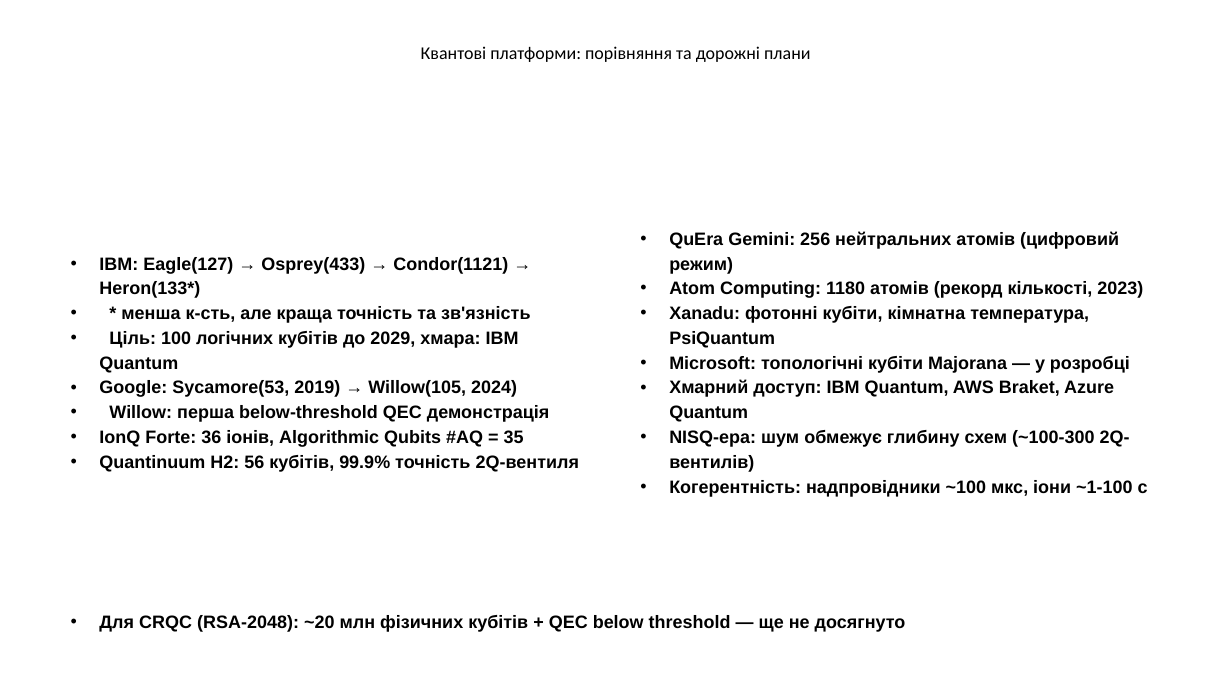
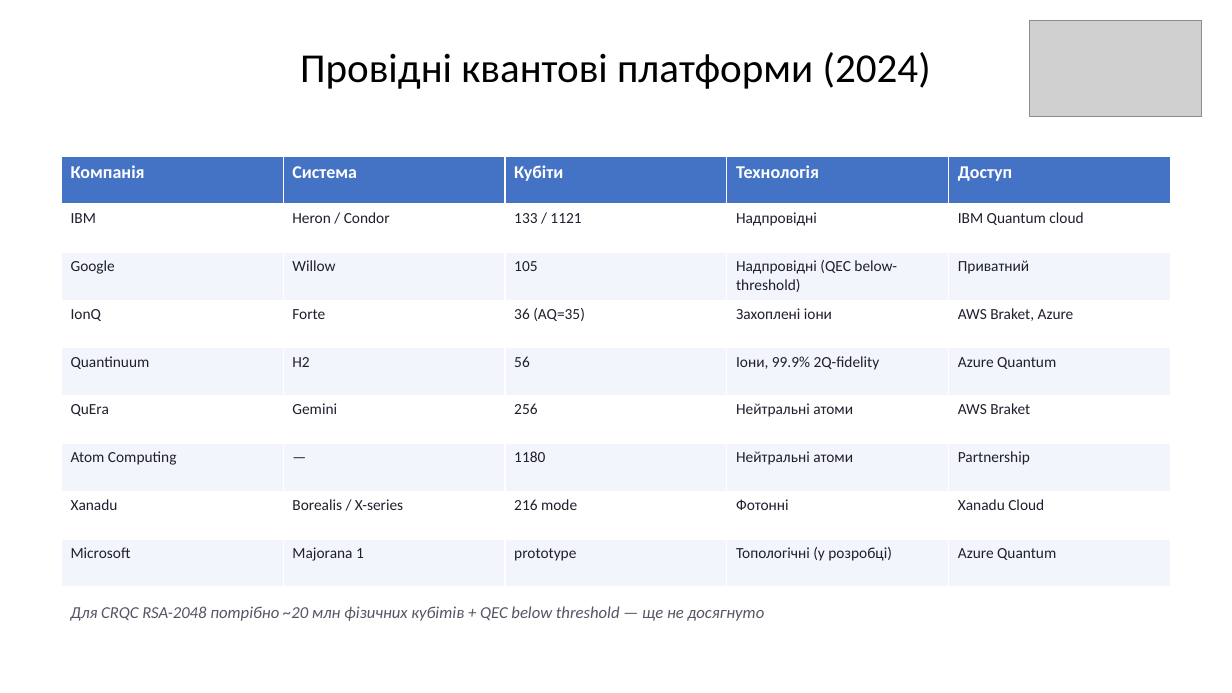
Before and after one commit to Andriykooo/ifntung-studies, a slide deck: slide 14 of Year 1/Постквантова криптографія/UA/2026/PPT/Презентація_1.pptx. Drawn at 1232x693 pixels with LibreOffice and Linux fonts; fonts in the diff are those of the drawing; grey boxes stand for pictures. Boxes give left, top, right and bottom in pixels: in the first picture for what was removed or moved away, otherwise in the second. Text is boxed around its words. In the diff, an @@ line names an element or a change of style, - is before the commit and + after.

Commit message:
feat(post-quantum-cryptography): add 4th part material

```diff
--- a/Year 1/Постквантова криптографія/UA/2026/PPT/Презентація_1.pptx
+++ b/Year 1/Постквантова криптографія/UA/2026/PPT/Презентація_1.pptx
@@ picture added at [1031, 20, 1202, 117] @@
@@ text at [300, 52, 931, 89]: text changed; size 14 to 32 pt @@
-Квантові платформи: порівняння та дорожні плани
+Провідні квантові платформи (2024)
@@ table added at [61, 157, 1170, 588], 9 rows, 5 columns @@
+Компанія | Система | Кубіти | Технологія | Доступ
+IBM | Heron / Condor | 133 / 1121 | Надпровідні | IBM Quantum cloud
+Google | Willow | 105 | Надпровідні (QEC below-threshold) | Приватний
+IonQ | Forte | 36 (AQ=35) | Захоплені іони | AWS Braket, Azure
+Quantinuum | H2 | 56 | Іони, 99.9% 2Q-fidelity | Azure Quantum
+QuEra | Gemini | 256 | Нейтральні атоми | AWS Braket
+Atom Computing | — | 1180 | Нейтральні атоми | Partnership
+Xanadu | Borealis / X-series | 216 mode | Фотонні | Xanadu Cloud
+Microsoft | Majorana 1 | prototype | Топологічні (у розробці) | Azure Quantum
@@ text removed at [669, 231, 1148, 497] @@
-• QuEra Gemini: 256 нейтральних атомів (цифровий режим)
-• Atom Computing: 1180 атомів (рекорд кількості, 2023)
-• Xanadu: фотонні кубіти, кімнатна температура, PsiQuantum
-• Microsoft: топологічні кубіти Majorana — у розробці
-• Хмарний доступ: IBM Quantum, AWS Braket, Azure Quantum
-• NISQ-ера: шум обмежує глибину схем (~100-300 2Q-вентилів)
-• Когерентність: надпровідники ~100 мкс, іони ~1-100 с
@@ text removed at [99, 257, 579, 472] @@
-• IBM: Eagle(127) → Osprey(433) → Condor(1121) → Heron(133*)
-• * менша к-сть, але краща точність та зв'язність
-• Ціль: 100 логічних кубітів до 2029, хмара: IBM Quantum
-• Google: Sycamore(53, 2019) → Willow(105, 2024)
-• Willow: перша below-threshold QEC демонстрація
-• IonQ Forte: 36 іонів, Algorithmic Qubits #AQ = 35
-• Quantinuum H2: 56 кубітів, 99.9% точність 2Q-вентиля
@@ text "Для CRQC RSA-2048 потрібно ~20 ..." at [70, 606, 765, 621]: vertical alignment middle to top @@
@@ text at [70, 606, 765, 621]: text changed; size 14 to 13 pt; font Arial to Calibri; text colour #000000 to #555566; bold off; italic on @@
-• Для CRQC (RSA-2048): ~20 млн фізичних кубітів + QEC below threshold — ще не досягнуто
+Для CRQC RSA-2048 потрібно ~20 млн фізичних кубітів + QEC below threshold — ще не досягнуто
```
Also in this commit, not shown: 11 other slides changed, 3 other files.
